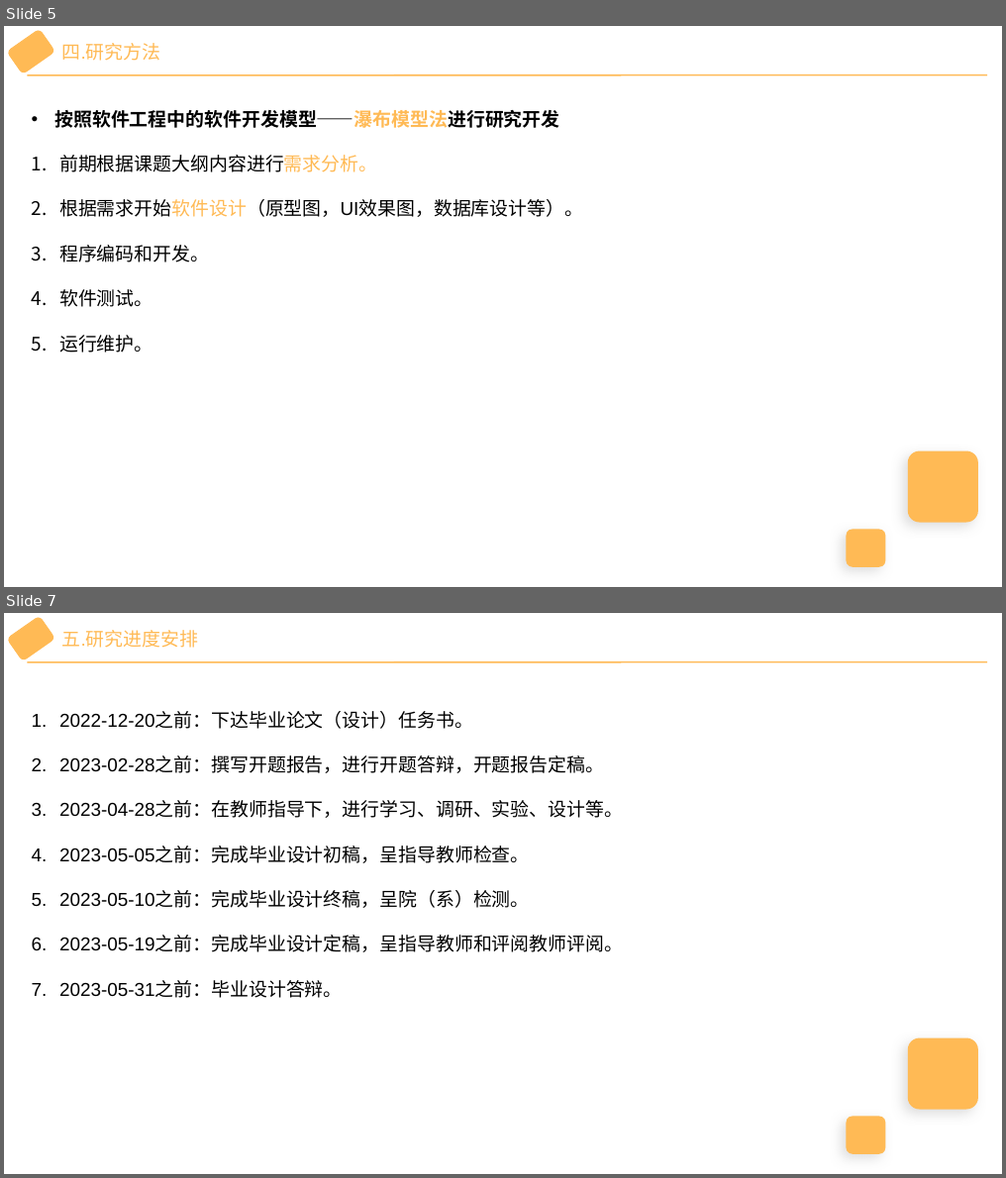
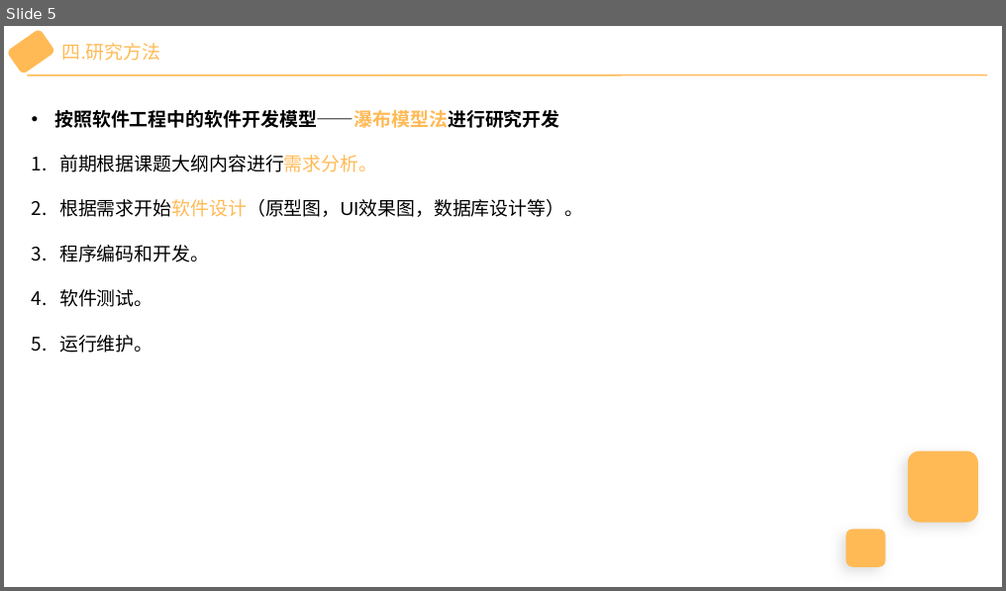
Before and after one commit to wu-yu-pei/graduation-design-file, a slide deck: 开题报告演讲PPT.pptx. Shown one above the other, each under a label of ours: slides 5 and 7 before the commit, slide 5 after it; the slides between them are not shown. The pictures are 1006x1178 and 1006x591 pixels, drawn with LibreOffice and Linux fonts; fonts in the diff are those of the drawing. Boxes give left, top, right and bottom in pixels: in the first picture for what was removed or moved away, otherwise in the second. Text is boxed around its words. In the diff, an @@ line names an element or a change of style, - is before the commit and + after.

```diff
--- a/开题报告演讲PPT.pptx
+++ b/开题报告演讲PPT.pptx
@@ slide 7 removed at box(4, 613, 1002, 1174), background #FFFFFF @@
@@ rounded rectangle removed at box(7, 616, 55, 661) @@
@@ text removed at box(62, 630, 199, 648) @@
-五.研究进度安排
@@ line removed from (27, 663) to (988, 663) @@
@@ text removed at box(59, 712, 623, 998) @@
-1. 2022-12-20之前：下达毕业论文（设计）任务书。
-2. 2023-02-28之前：撰写开题报告，进行开题答辩，开题报告定稿。
-3. 2023-04-28之前：在教师指导下，进行学习、调研、实验、设计等。
-4. 2023-05-05之前：完成毕业设计初稿，呈指导教师检查。
-5. 2023-05-10之前：完成毕业设计终稿，呈院（系）检测。
-6. 2023-05-19之前：完成毕业设计定稿，呈指导教师和评阅教师评阅。
-7. 2023-05-31之前：毕业设计答辩。
@@ rounded rectangle removed at box(908, 1039, 978, 1109) @@
@@ rounded rectangle removed at box(846, 1117, 886, 1155) @@
```
Also in this commit, not shown: 4 slides changed, 29 other files.
